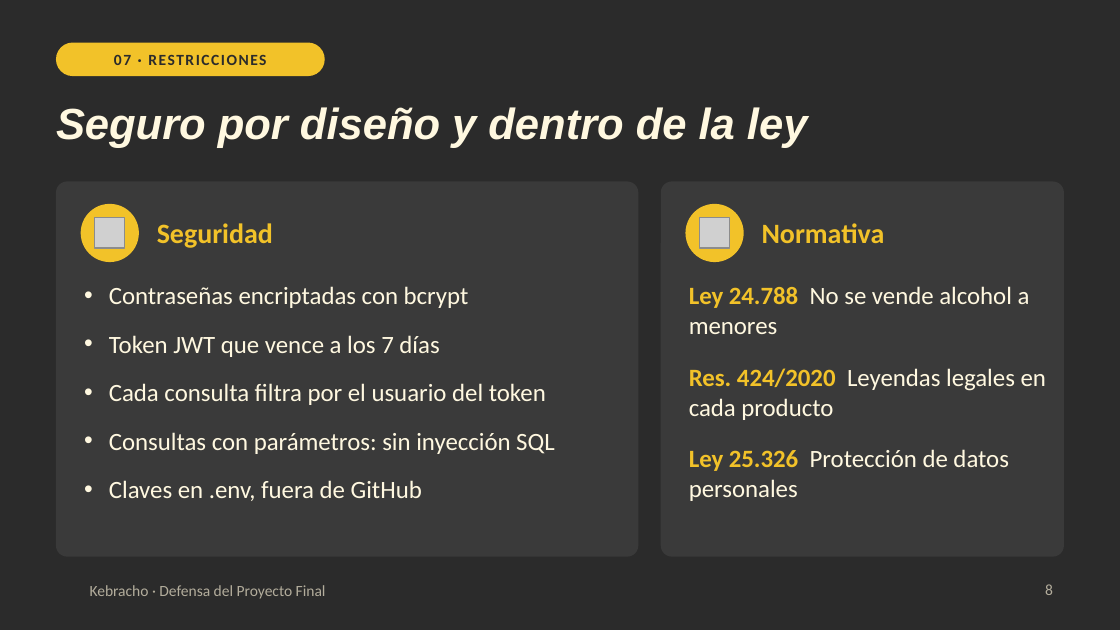
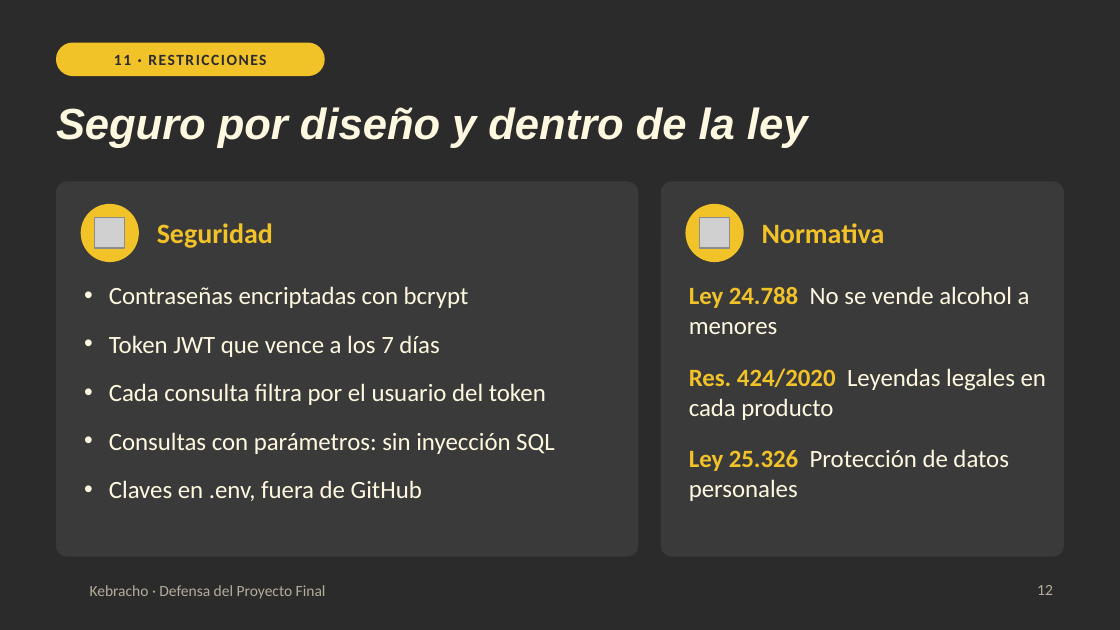
Before and after one commit to tobiasjuarezz/kebracho, a slide deck: slide 12 of docs/defensa/Kebracho-Defensa.pptx (slide 8 before the commit). Drawn at 1120x630 pixels with LibreOffice and Linux fonts; fonts in the diff are those of the drawing; grey boxes stand for pictures; background and template pictures are left out. Boxes give left, top, right and bottom in pixels: in the first picture for what was removed or moved away, otherwise in the second. Text is boxed around its words. In the diff, an @@ line names an element or a change of style, - is before the commit and + after.

```diff
--- a/docs/defensa/Kebracho-Defensa.pptx
+++ b/docs/defensa/Kebracho-Defensa.pptx
@@ text in rounded rectangle at (x1=114, y1=55, x2=266, y2=65): text changed @@
-07 · RESTRICCIONES
+11 · RESTRICCIONES
@@ page number at (x1=1037, y1=585, x2=1053, y2=595): text changed @@
-8
+12
```
Also in this commit, not shown: 5 other slides changed, 6 slides added, 2 other files.
